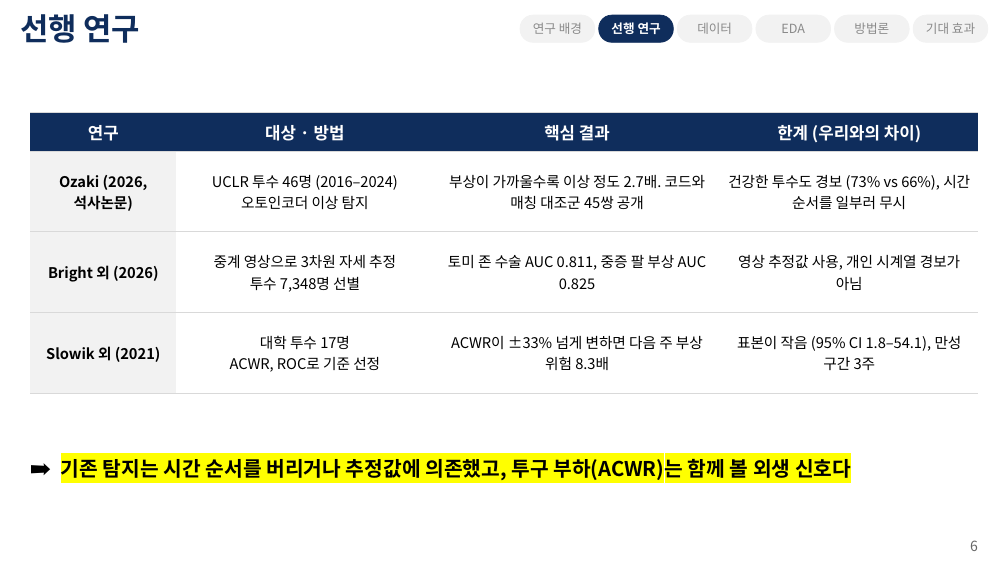
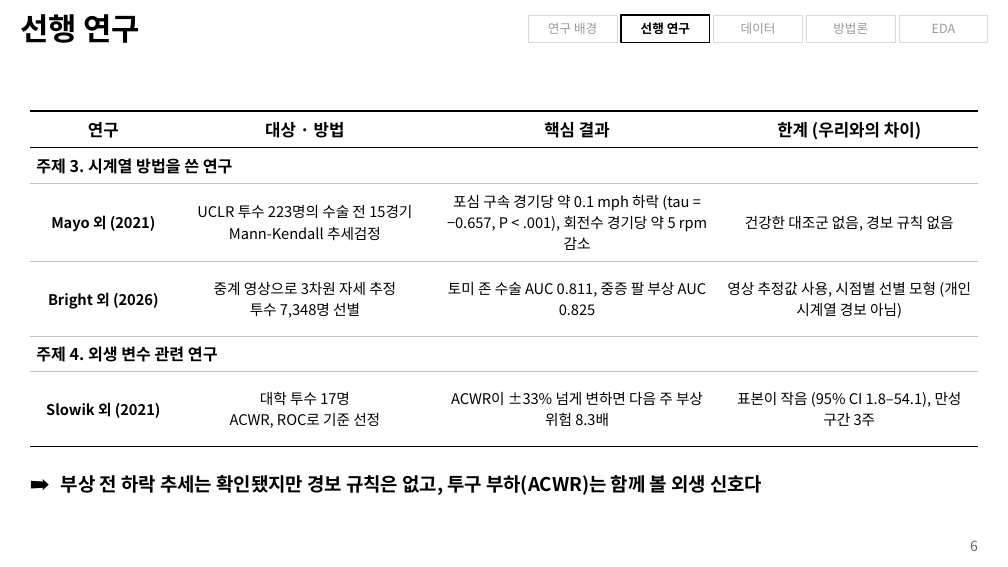
Before and after one commit to chirisjmmm/timeseries, a slide deck: slide 6 of presentation/투수부상_조기경보_제안발표_KO.pptx. Drawn at 1008x567 pixels with LibreOffice and Linux fonts; fonts in the diff are those of the drawing; background and template pictures are left out. Boxes give left, top, right and bottom in pixels: in the first picture for what was removed or moved away, otherwise in the second. Text is boxed around its words. In the diff, an @@ line names an element or a change of style, - is before the commit and + after.

```diff
--- a/presentation/투수부상_조기경보_제안발표_KO.pptx
+++ b/presentation/투수부상_조기경보_제안발표_KO.pptx
@@ title "선행 연구" at (20, 14, 141, 43): text colour #0F2D5C to #000000 @@
@@ rectangle "연구 배경": place and size @@
-rectangle "연구 배경" at (520, 15, 595, 42)
+rectangle "연구 배경" at (528, 15, 617, 42)
@@ rectangle "선행 연구": place and size @@
-rectangle "선행 연구" at (599, 15, 673, 42)
+rectangle "선행 연구" at (621, 15, 710, 42)
@@ rectangle "선행 연구" at (621, 15, 710, 42): text colour #FFFFFF to #000000; rounded rectangle to rectangle; fill #0F2D5C to none; outline #0F2D5C 0.5 pt to #000000 1 pt @@
@@ rectangle "데이터": place and size @@
-rectangle "데이터" at (677, 15, 752, 42)
+rectangle "데이터" at (714, 15, 802, 42)
@@ rectangle "방법론": place and size @@
-rectangle "방법론" at (835, 15, 909, 42)
+rectangle "방법론" at (806, 15, 895, 42)
@@ text colour #8A8A8A to #9A9A9A; rounded rectangle to rectangle; fill #F2F2F2 to none; outline #F2F2F2 0.5 pt to #D9D9D9 0.5 pt in 4 elements at (528, 15, 617, 42), (714, 15, 802, 42), (806, 15, 895, 42), (899, 15, 988, 42) @@
@@ rectangle "EDA": place and size @@
-rectangle "EDA" at (756, 15, 831, 42)
+rectangle "EDA" at (899, 15, 988, 42)
@@ rounded rectangle removed at (913, 15, 988, 42) @@
-기대 효과
@@ table at (30, 111, 978, 432) @@
-row 2: Ozaki (2026, 석사논문) | UCLR 투수 46명 (2016–2024) / 오토인코더 이상 탐지 | 부상이 가까울수록 이상 정도 2.7배. 코드와 매칭 대조군 45쌍 공개 | 건강한 투수도 경보 (73% vs 66%), 시간 순서를 일부러 무시
-row 3: Bright 외 (2026) | 중계 영상으로 3차원 자세 추정 / 투수 7,348명 선별 | 토미 존 수술 AUC 0.811, 중증 팔 부상 AUC 0.825 | 영상 추정값 사용, 개인 시계열 경보가 아님
+row 2: 주제 3. 시계열 방법을 쓴 연구 |  |  | 
+row 3: Mayo 외 (2021) | UCLR 투수 223명의 수술 전 15경기 / Mann-Kendall 추세검정 | 포심 구속 경기당 약 0.1 mph 하락 (tau = −0.657, P < .001), 회전수 경기당 약 5 rpm 감소 | 건강한 대조군 없음, 경보 규칙 없음
+row 4: Bright 외 (2026) | 중계 영상으로 3차원 자세 추정 / 투수 7,348명 선별 | 토미 존 수술 AUC 0.811, 중증 팔 부상 AUC 0.825 | 영상 추정값 사용, 시점별 선별 모형 (개인 시계열 경보 아님)
+row 5: 주제 4. 외생 변수 관련 연구 |  |  | 
@@ text at (61, 471, 762, 496): text changed; size 14.5 to 13.5 pt @@
-➡ 기존 탐지는 시간 순서를 버리거나 추정값에 의존했고, 투구 부하(ACWR)는 함께 볼 외생 신호다
+➡ 부상 전 하락 추세는 확인됐지만 경보 규칙은 없고, 투구 부하(ACWR)는 함께 볼 외생 신호다
```
Also in this commit, not shown: 17 other slides changed, 3 slides removed, 1 other file.
